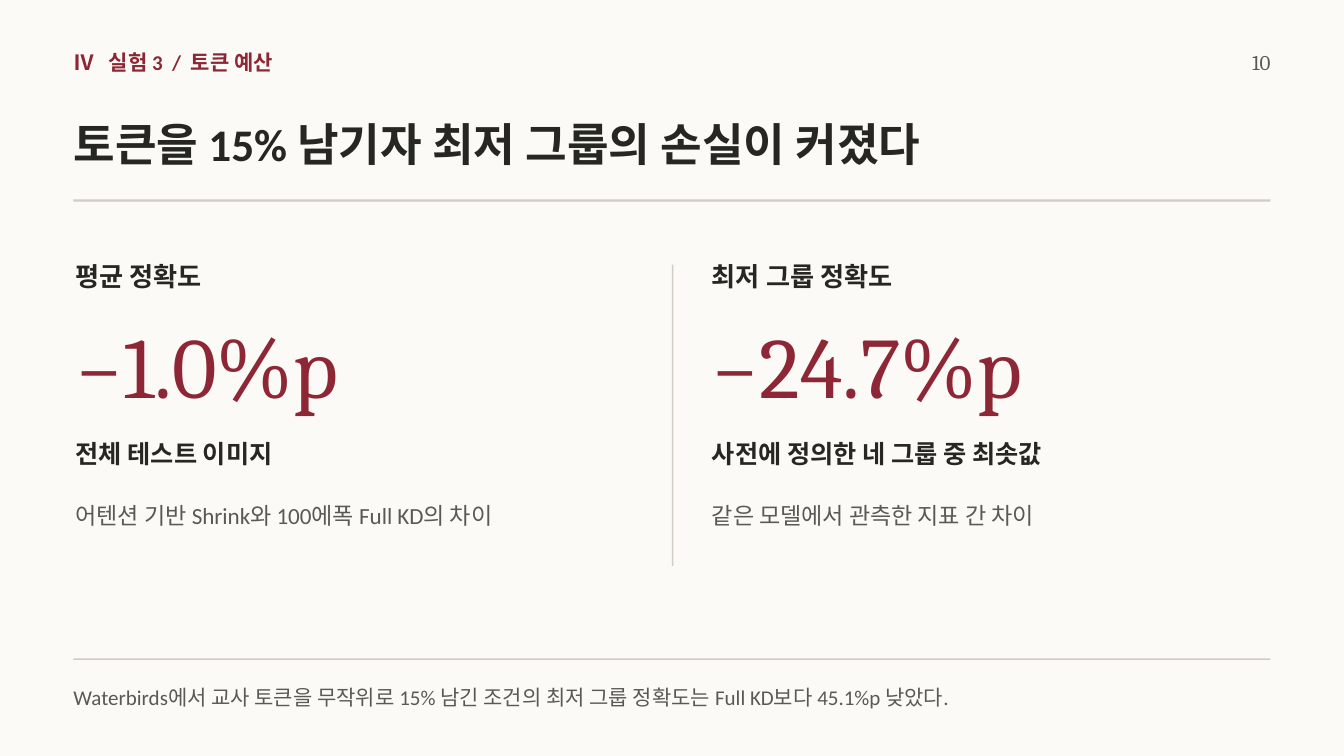
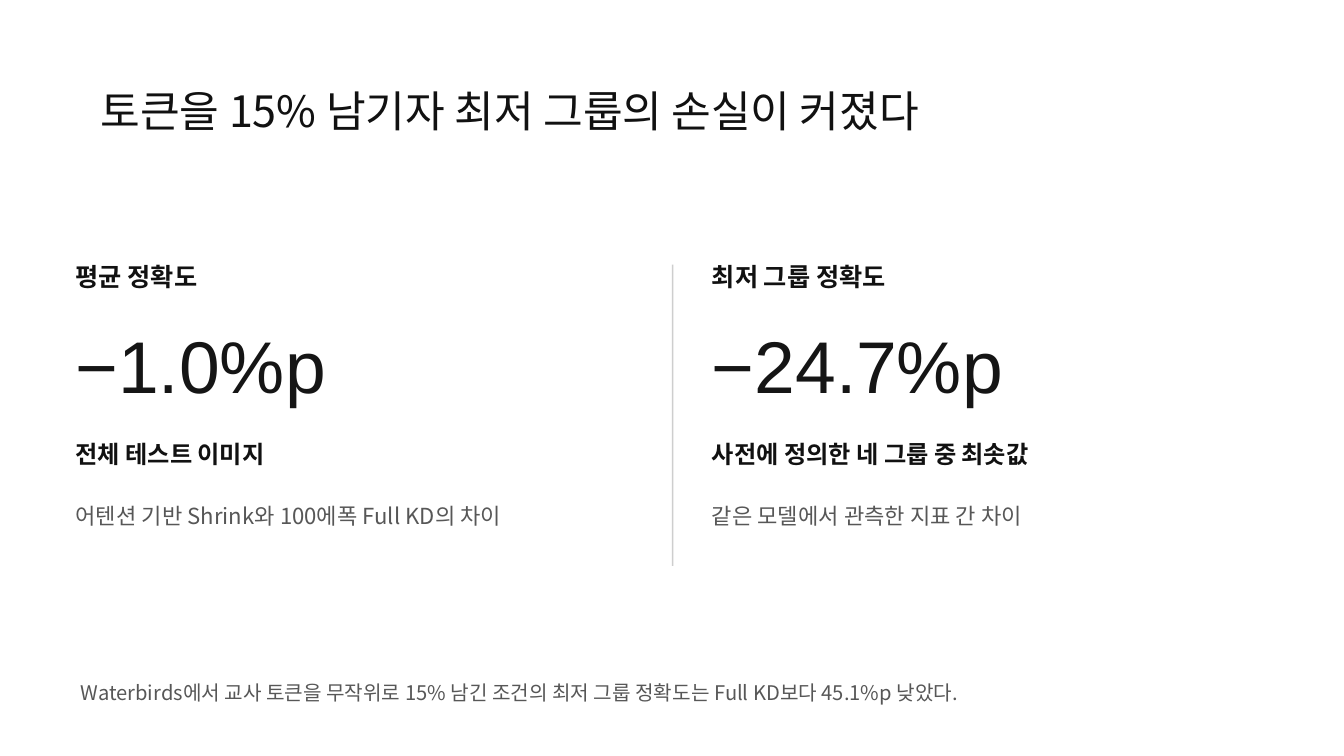
Before and after one commit to jeehoo0507/Efficient-KD-for-Vision, a slide deck: slide 14 of presentations/vision-kd-seminar/EKD-seminar.pptx (slide 10 before the commit). Drawn at 1344x756 pixels with LibreOffice and Linux fonts; fonts in the diff are those of the drawing. Boxes give left, top, right and bottom in pixels: in the first picture for what was removed or moved away, otherwise in the second. Text is boxed around its words. In the diff, an @@ line names an element or a change of style, - is before the commit and + after.

```diff
--- a/presentations/vision-kd-seminar/EKD-seminar.pptx
+++ b/presentations/vision-kd-seminar/EKD-seminar.pptx
@@ background #FCFAF6 to #FFFFFF @@
@@ text removed at box(73, 52, 273, 72) @@
-Ⅳ 실험 3 / 토큰 예산
@@ title "토큰을 15% 남기자 최저 그룹의 ...": place and size @@
-title "토큰을 15% 남기자 최저 그룹의 ..." at box(73, 123, 921, 165)
+title "토큰을 15% 남기자 최저 그룹의 ..." at box(101, 91, 919, 131)
@@ title "토큰을 15% 남기자 최저 그룹의 ..." at box(101, 91, 919, 131): size 32.2 to 30.8 pt, font Calibri to Noto Sans CJK KR, text colour #262723 to #111111, bold off; line spacing 1 to 0.9 @@
@@ text removed at box(1252, 56, 1270, 70) @@
-10
@@ rectangle removed at box(74, 200, 1271, 202) @@
@@ text "평균 정확도" at box(76, 264, 198, 289): size 18.8 to 18 pt, font Calibri to Noto Sans CJK KR, text colour #262723 to #111111 @@
@@ text "최저 그룹 정확도" at box(712, 264, 886, 289): size 18.8 to 18 pt, font Calibri to Noto Sans CJK KR, text colour #262723 to #111111 @@
@@ text "−1.0%p" at box(76, 342, 326, 407): size 61.5 to 52.3 pt, font Cambria to Arial, text colour #8E2735 to #151515 @@
@@ text "−24.7%p" at box(712, 342, 1003, 407): size 61.5 to 52.3 pt, font Cambria to Arial, text colour #8E2735 to #151515 @@
@@ text "전체 테스트 이미지" at box(76, 442, 265, 466): size 18 to 17.3 pt, font Calibri to Noto Sans CJK KR, text colour #262723 to #111111 @@
@@ text "사전에 정의한 네 그룹 중 ..." at box(712, 442, 1029, 466): size 18 to 17.3 pt, font Calibri to Noto Sans CJK KR, text colour #262723 to #111111 @@
@@ text "어텐션 기반 Shrink와 100에폭 Full ..." at box(76, 505, 502, 526): size 16.5 to 15.8 pt, font Calibri to Noto Sans CJK KR, text colour #595A54 to #575757 @@
@@ text "같은 모델에서 관측한 지표 간 ..." at box(712, 505, 1023, 526): size 16.5 to 15.8 pt, font Calibri to Noto Sans CJK KR, text colour #595A54 to #575757 @@
@@ rectangle removed at box(74, 658, 1271, 660) @@
@@ text "Waterbirds에서 교사 토큰을 무작위로 15% ...": place and size @@
-text "Waterbirds에서 교사 토큰을 무작위로 15% ..." at box(73, 687, 948, 709)
+text "Waterbirds에서 교사 토큰을 무작위로 15% ..." at box(81, 683, 958, 705)
@@ text "Waterbirds에서 교사 토큰을 무작위로 15% ..." at box(81, 683, 958, 705): size 15 to 14.4 pt, font Calibri to Noto Sans CJK KR, text colour #595A54 to #575757 @@
```
Also in this commit, not shown: 12 other slides changed, 6 slides added, 1 slide removed, 22 other files.
